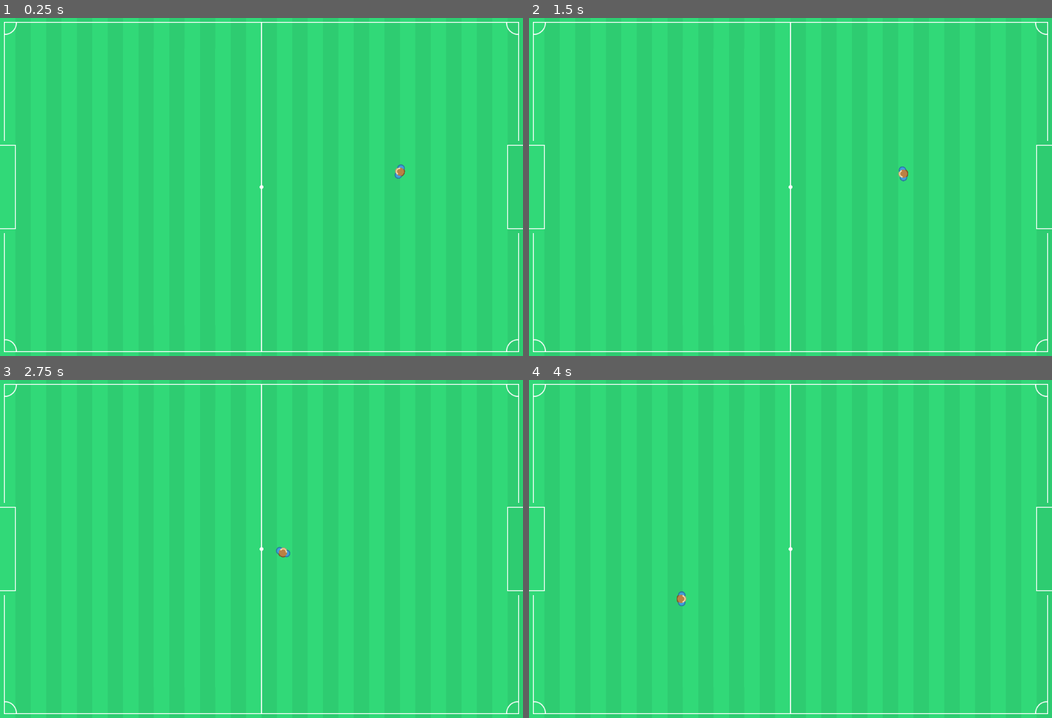
Above: before the commit, frames 1-4 (two rows, left to right).
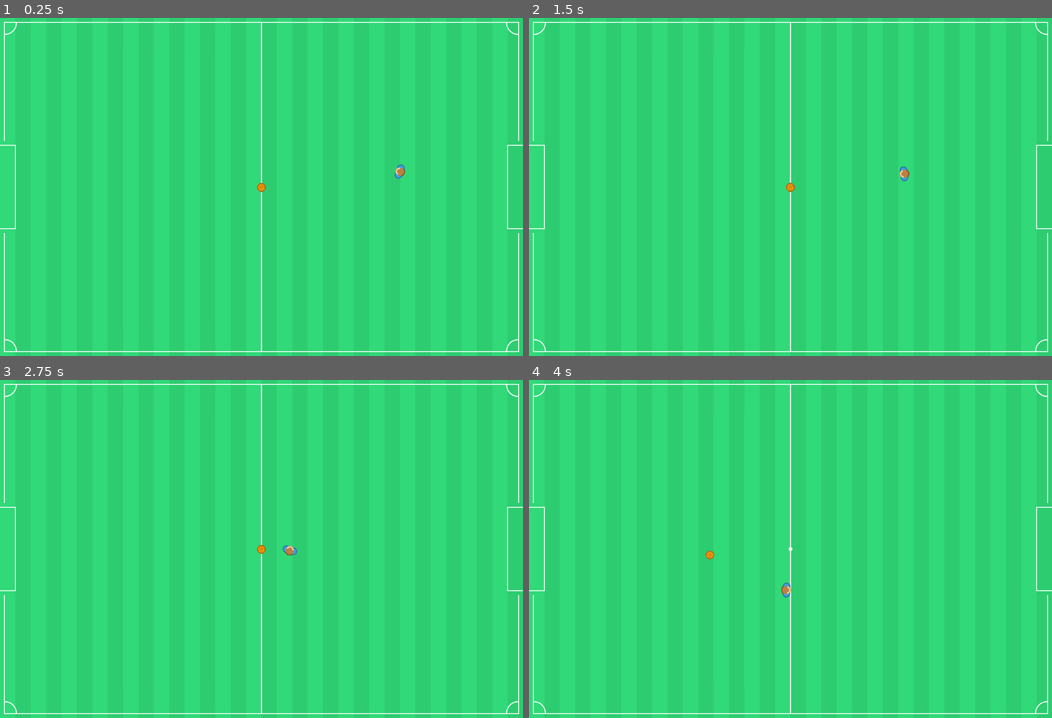
Above: after the commit, the same moments.

Repository: TheVulcoreTeam/SoccerFight
Game: Godot game, scene res://Game/SoccerField/SoccerField.tscn
Same seed, same stepped clock (60 frames per second), same inputs: the game is played once before the commit and once after it. This scene is started directly instead of the project's main scene.
Inputs (mouse positions are in pixels of both pictures, inside the frame that each line leads up to):
- Up to frame 1 (0.25 s): no input
- Up to frame 2 (1.5 s): tap Enter at 0.5 s; move the mouse to (905, 170) at 0.52 s; hold Right mouse button (impulse) 0.53-1.28 s; tap Space at 1.25 s; move the mouse to (685, 203) at 1.27 s; right-click (685, 203) at 1.35 s
- Up to frame 3 (2.75 s): tap Enter at 2 s; move the mouse to (313, 474) at 2.02 s; hold Right mouse button (impulse) from 2.03 s (still down)
- Up to frame 4 (4 s): move the mouse to (764, 616) at 2.77 s; release Right mouse button (impulse) at 2.78 s; right-click (764, 616) at 2.85 s; move the mouse to (947, 599) at 3.52 s; hold Right mouse button (impulse) from 3.53 s (still down)

The runs differ from the first frame. In frame 1, less than 0.1% of the frame differs, in the area x 49-51%, y 48-52%; in frame 2, less than 0.1%; in frame 3, 0.1%; in frame 4, 0.2%, in the area x 28-51%, y 50-67%.

Commit message:
Ball and fix

Diff:
--- /dev/null
+++ b/Game/Actors/Ball/Ball.tscn
@@ -0,0 +1,41 @@
+[gd_scene load_steps=22 format=2]
+
+[ext_resource path="res://Game/Actors/Ball/ball_bowling2.png" type="Texture" id=1]
+[ext_resource path="res://Game/Actors/Ball/ball_volley1.png" type="Texture" id=2]
+[ext_resource path="res://Game/Actors/Ball/ball_basket3.png" type="Texture" id=3]
+[ext_resource path="res://Game/Actors/Ball/ball_tennis1.png" type="Texture" id=4]
+[ext_resource path="res://Game/Actors/Ball/ball_basket4.png" type="Texture" id=5]
+[ext_resource path="res://Game/Actors/Ball/ball_volley2.png" type="Texture" id=6]
+[ext_resource path="res://Game/Actors/Ball/ball_golf.png" type="Texture" id=7]
+[ext_resource path="res://Game/Actors/Ball/ball_puck.png" type="Texture" id=8]
+[ext_resource path="res://Game/Actors/Ball/ball_soccer3.png" type="Texture" id=9]
+[ext_resource path="res://Game/Actors/Ball/ball_soccer4.png" type="Texture" id=10]
+[ext_resource path="res://Game/Actors/Ball/ball_bowling3.png" type="Texture" id=11]
+[ext_resource path="res://Game/Actors/Ball/ball_soccer1.png" type="Texture" id=12]
+[ext_resource path="res://Game/Actors/Ball/ball_bowling1.png" type="Texture" id=13]
+[ext_resource path="res://Game/Actors/Ball/ball_generic1.png" type="Texture" id=14]
+[ext_resource path="res://Game/Actors/Ball/ball_generic2.png" type="Texture" id=15]
+[ext_resource path="res://Game/Actors/Ball/ball_soccer2.png" type="Texture" id=16]
+[ext_resource path="res://Game/Actors/Ball/ball_basket1.png" type="Texture" id=17]
+[ext_resource path="res://Game/Actors/Ball/ball_football.png" type="Texture" id=18]
+[ext_resource path="res://Game/Actors/Ball/ball_basket2.png" type="Texture" id=19]
+
+[sub_resource type="CircleShape2D" id=2]
+radius = 10.5854
+
+[sub_resource type="SpriteFrames" id=1]
+animations = [ {
+"frames": [ ExtResource( 17 ), ExtResource( 19 ), ExtResource( 3 ), ExtResource( 5 ), ExtResource( 13 ), ExtResource( 1 ), ExtResource( 11 ), ExtResource( 18 ), ExtResource( 14 ), ExtResource( 15 ), ExtResource( 7 ), ExtResource( 8 ), ExtResource( 12 ), ExtResource( 16 ), ExtResource( 9 ), ExtResource( 10 ), ExtResource( 4 ), ExtResource( 2 ), ExtResource( 6 ) ],
+"loop": true,
+"name": "Ball",
+"speed": 5.0
+} ]
+
+[node name="Ball" type="RigidBody2D"]
+
+[node name="Collision" type="CollisionShape2D" parent="."]
+shape = SubResource( 2 )
+
+[node name="Sprite" type="AnimatedSprite" parent="."]
+frames = SubResource( 1 )
+animation = "Ball"
--- a/Game/Actors/Player/Player.tscn
+++ b/Game/Actors/Player/Player.tscn
@@ -16,7 +16,8 @@
 
 [sub_resource type="PhysicsMaterial" id=3]
 friction = 0.0
-bounce = 0.2
+rough = true
+bounce = 0.5
 
 [sub_resource type="SpriteFrames" id=1]
 animations = [ {
@@ -36,6 +37,7 @@
 height = 11.6535
 
 [node name="Player" type="RigidBody2D"]
+mode = 2
 physics_material_override = SubResource( 3 )
 custom_integrator = true
 contact_monitor = true
--- a/Game/SoccerField/SoccerField.tscn
+++ b/Game/SoccerField/SoccerField.tscn
@@ -1,7 +1,11 @@
-[gd_scene load_steps=3 format=2]
+[gd_scene load_steps=5 format=2]
 
 [ext_resource path="res://Game/SoccerField/Backround.tscn" type="PackedScene" id=1]
 [ext_resource path="res://Game/Actors/Player/Player.tscn" type="PackedScene" id=2]
+[ext_resource path="res://Game/Actors/Ball/Ball.tscn" type="PackedScene" id=3]
+
+[sub_resource type="PhysicsMaterial" id=1]
+bounce = 0.5
 
 [node name="SoccerField" type="Node2D"]
 
@@ -14,3 +18,10 @@
 
 [node name="Player" parent="." instance=ExtResource( 2 )]
 position = Vector2( 832, 320 )
+physics_material_override = null
+custom_integrator = false
+contact_monitor = false
+
+[node name="Ball" parent="." instance=ExtResource( 3 )]
+position = Vector2( 543.869, 352.738 )
+physics_material_override = SubResource( 1 )
Binary file added: Game/Actors/Ball/ball_basket1.png
Not shown, added: Game/Actors/Ball/ball_basket1.png.import
Binary file added: Game/Actors/Ball/ball_basket2.png
Not shown, added: Game/Actors/Ball/ball_basket2.png.import
Binary file added: Game/Actors/Ball/ball_basket3.png
Not shown, added: Game/Actors/Ball/ball_basket3.png.import
Binary file added: Game/Actors/Ball/ball_basket4.png
Not shown, added: Game/Actors/Ball/ball_basket4.png.import
Binary file added: Game/Actors/Ball/ball_bowling1.png
Not shown, added: Game/Actors/Ball/ball_bowling1.png.import
Binary file added: Game/Actors/Ball/ball_bowling2.png
Not shown, added: Game/Actors/Ball/ball_bowling2.png.import
(and 26 more such lines)
